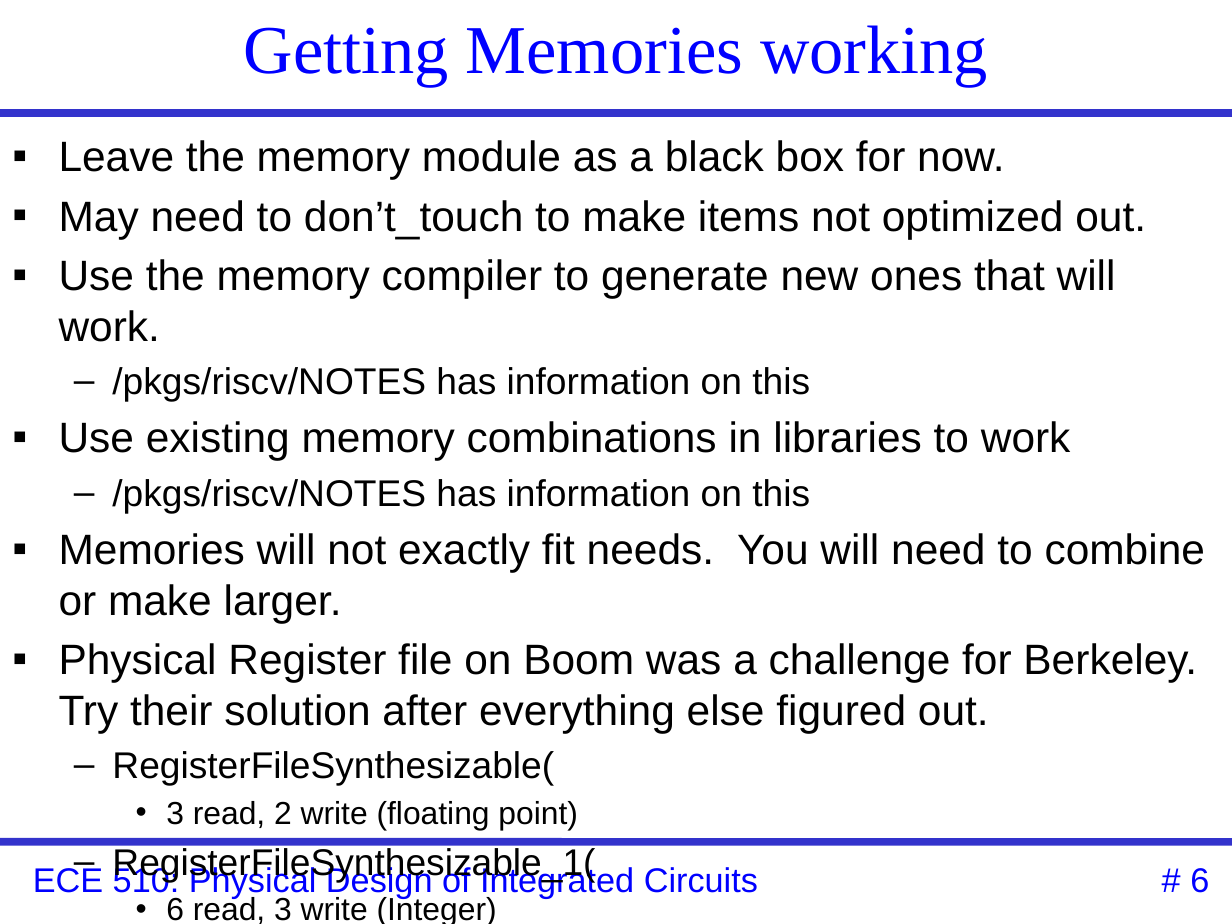
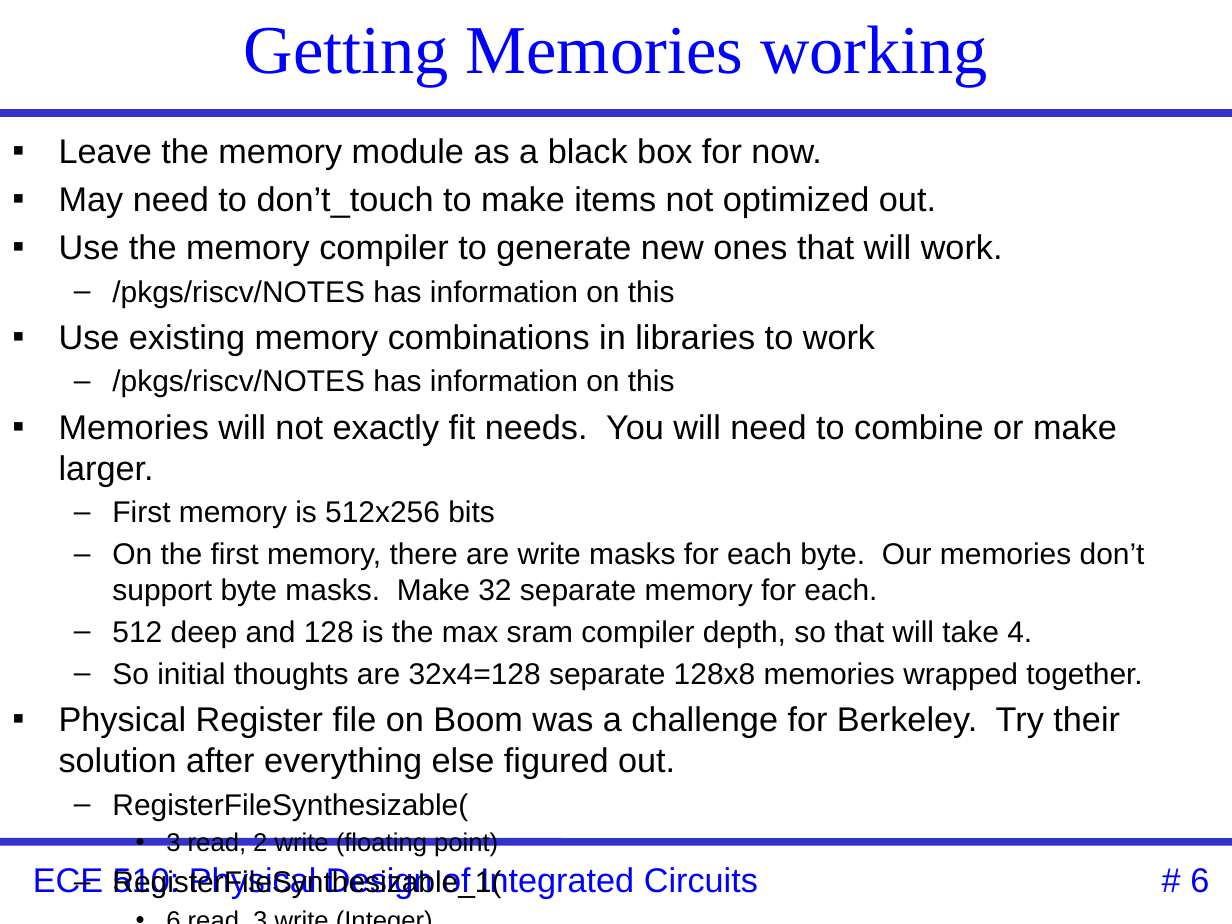
Before and after one commit to mohanmaduri/RISC_V_Project, a slide deck: slide 6 of documentation/summer_2019.pptx. Drawn at 1232x924 pixels with LibreOffice and Linux fonts; fonts in the diff are those of the drawing. Boxes give left, top, right and bottom in pixels: in the first picture for what was removed or moved away, otherwise in the second. Text is boxed around its words. In the diff, an @@ line names an element or a change of style, - is before the commit and + after.

Commit message:
Changes to RiscV links and memory building information

```diff
--- a/documentation/summer_2019.pptx
+++ b/documentation/summer_2019.pptx
@@ text at (59,138,1120,858): size 24.8 to 20 pt in "Leave the memory module as a black ...", "May need to don’t_touch to make items ...", "Use the memory compiler to generate new ...", "Use existing memory combinations in libraries to ..." and 2 more places; size 21.7 to 17.5 pt in "/pkgs/riscv/NOTES has information on this", "/pkgs/riscv/NOTES has information on this", "RegisterFileSynthesizable(", "RegisterFileSynthesizable_1("; size 18.6 to 15 pt in "3 read, 2 write (floating point)", "6 read, 3 write (Integer)" @@
@@ text at (112,500,1145,689): paragraphs added @@
+  – First memory is 512x256 bits
+  – On the first memory, there are write masks for each byte. Our memories don’t support byte masks. Make 32 separate memory for each.
+  – 512 deep and 128 is the max sram compiler depth, so that will take 4.
+  – So initial thoughts are 32x4=128 separate 128x8 memories wrapped together.
```
Also in this commit, not shown: 1 other slide changed.
